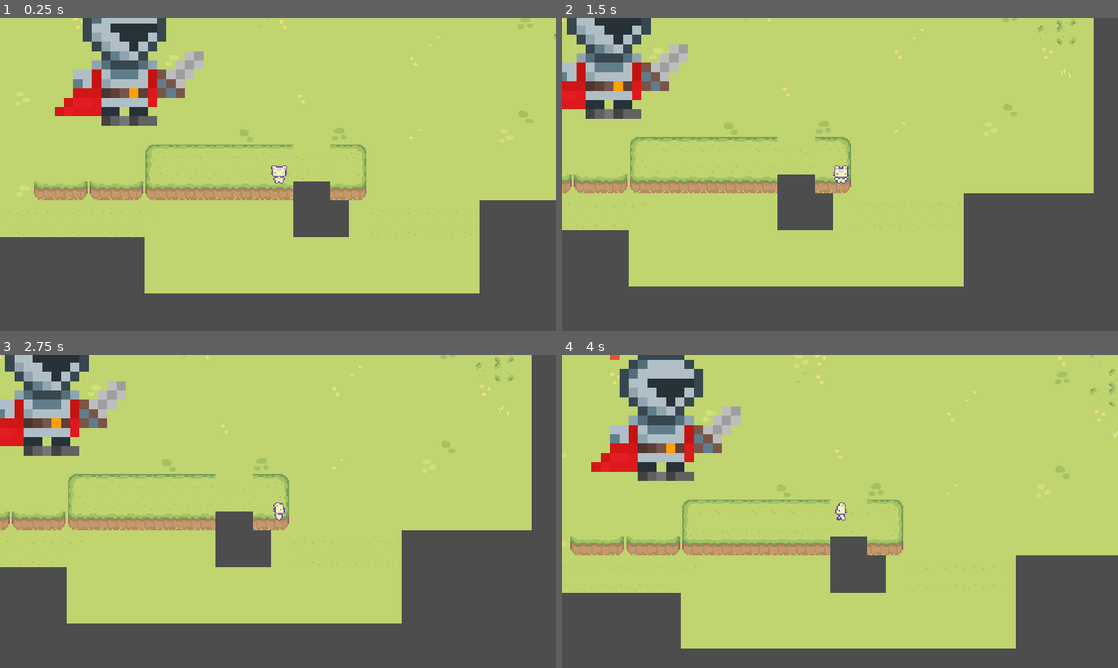
Above: before the commit, frames 1-4 (two rows, left to right).
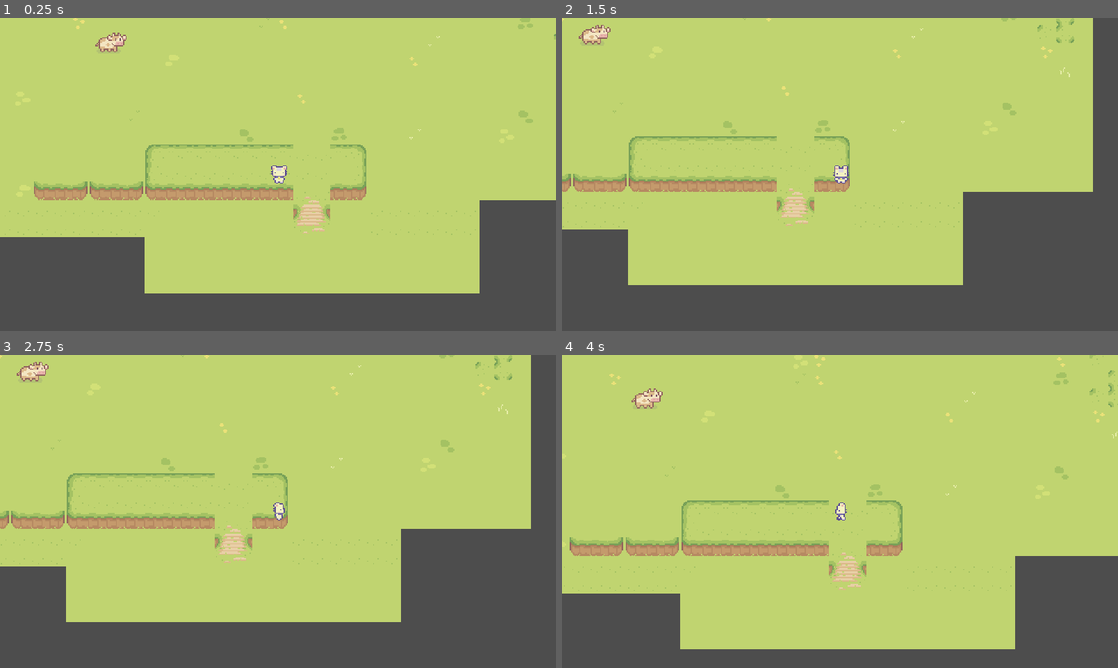
Above: after the commit, the same moments.

Repository: rockgem/GamesFleadh24
Game: Godot game, scene res://Level/game_level.tscn
Same seed, same stepped clock (60 frames per second), same inputs: the game is played once before the commit and once after it.
Inputs:
- Up to frame 1 (0.25 s): no input
- Up to frame 2 (1.5 s): tap Enter at 0.5 s; hold D (right) 0.53-1.28 s; hold S (down) from 1.28 s (still down)
- Up to frame 3 (2.75 s): tap Space at 2 s; release S (down) at 2.03 s; hold D (right) from 2.03 s (still down)
- Up to frame 4 (4 s): release D (right) at 2.78 s; hold W (up) 2.78-3.53 s; tap Enter at 3.5 s; hold A (left) from 3.53 s (still down)

The runs differ from the first frame. In frame 1, 7.0% of the frame differs, in the area x 9-63%, y 0-70%; in frame 2, 8.4%; in frame 3, 8.4%; in frame 4, 9.6%, in the area x 0-100%, y 0-94%.

Commit message:
NPC attempt

Diff:
--- /dev/null
+++ b/Characters/cow_1.gd
@@ -0,0 +1,34 @@
+extends CharacterBody2D
+
+enum COW_STATE {IDLE, WALK}
+
+@export var move_speed : float = 30
+
+@onready var animation_tree = $AnimationTree
+@onready var state_machine = animation_tree.get("parameters/playback")
+
+var move_direction : Vector2=Vector2.ZERO
+var current_state : COW_STATE = COW_STATE.IDLE
+
+func _ready () :
+	select_new_direction ()
+
+
+func _physics_process(_delta):
+	velocity = move_direction*move_speed
+
+	move_and_slide()
+
+func select_new_direction():
+	move_direction = Vector2 (
+		randi_range(-1, 1),
+		randi_range(-1 ,1)
+	)
+func pick_new_state() :
+	if (current_state == COW_STATE.IDLE) :
+		state_machine.travel("Walk")
+		current_state = COW_STATE.WALK
+
+	elif (current_state ==COW_STATE.WALK) :
+		state_machine.travel("Idle")
+		current_state = COW_STATE.IDLE
--- /dev/null
+++ b/Characters/cow_1.tscn
@@ -0,0 +1,60 @@
+[gd_scene load_steps=6 format=3 uid="uid://bg5xsnf1vb3aj"]
+
+[ext_resource type="Texture2D" uid="uid://dkwoix32sct6y" path="res://Art/Sprout Lands - Sprites - Basic pack/Sprout Lands - Sprites - Basic pack/Characters/Free Cow Sprites.png" id="1_ni5ve"]
+
+[sub_resource type="RectangleShape2D" id="RectangleShape2D_jooba"]
+size = Vector2(27, 17)
+
+[sub_resource type="Animation" id="Animation_ipkve"]
+resource_name = "walk1"
+tracks/0/type = "value"
+tracks/0/imported = false
+tracks/0/enabled = true
+tracks/0/path = NodePath("Sprite2D:frame")
+tracks/0/interp = 1
+tracks/0/loop_wrap = true
+tracks/0/keys = {
+"times": PackedFloat32Array(0, 0.2, 0.4, 0.6, 1),
+"transitions": PackedFloat32Array(1, 1, 1, 1, 1),
+"update": 1,
+"values": [0, 1, 2, 3, 3]
+}
+
+[sub_resource type="Animation" id="Animation_40nwk"]
+length = 0.001
+tracks/0/type = "value"
+tracks/0/imported = false
+tracks/0/enabled = true
+tracks/0/path = NodePath("Sprite2D:frame")
+tracks/0/interp = 1
+tracks/0/loop_wrap = true
+tracks/0/keys = {
+"times": PackedFloat32Array(0),
+"transitions": PackedFloat32Array(1),
+"update": 1,
+"values": [0]
+}
+
+[sub_resource type="AnimationLibrary" id="AnimationLibrary_3sqik"]
+_data = {
+"RESET": SubResource("Animation_40nwk"),
+"walk1": SubResource("Animation_ipkve")
+}
+
+[node name="Cow1" type="CharacterBody2D"]
+
+[node name="Sprite2D" type="Sprite2D" parent="."]
+texture = ExtResource("1_ni5ve")
+hframes = 3
+vframes = 2
+
+[node name="CollisionShape2D" type="CollisionShape2D" parent="."]
+position = Vector2(0.5, 4.5)
+shape = SubResource("RectangleShape2D_jooba")
+
+[node name="AnimationPlayer" type="AnimationPlayer" parent="."]
+libraries = {
+"": SubResource("AnimationLibrary_3sqik")
+}
+
+[node name="AnimationTree" type="AnimationTree" parent="."]
--- a/Characters/knight_attempt.tscn
+++ b/Characters/knight_attempt.tscn
@@ -4,6 +4,21 @@
 
 [sub_resource type="RectangleShape2D" id="RectangleShape2D_pi21e"]
 size = Vector2(130, 130)
+
+[sub_resource type="Animation" id="Animation_n3yuc"]
+length = 0.001
+tracks/0/type = "value"
+tracks/0/imported = false
+tracks/0/enabled = true
+tracks/0/path = NodePath("Sprite2D:frame")
+tracks/0/interp = 1
+tracks/0/loop_wrap = true
+tracks/0/keys = {
+"times": PackedFloat32Array(0),
+"transitions": PackedFloat32Array(1),
+"update": 1,
+"values": [0]
+}
 
 [sub_resource type="Animation" id="Animation_havsb"]
 resource_name = "walk_1"
@@ -19,21 +34,6 @@
 "transitions": PackedFloat32Array(1, 1, 1, 1),
 "update": 1,
 "values": [0, 1, 2, 3]
-}
-
-[sub_resource type="Animation" id="Animation_n3yuc"]
-length = 0.001
-tracks/0/type = "value"
-tracks/0/imported = false
-tracks/0/enabled = true
-tracks/0/path = NodePath("Sprite2D:frame")
-tracks/0/interp = 1
-tracks/0/loop_wrap = true
-tracks/0/keys = {
-"times": PackedFloat32Array(0),
-"transitions": PackedFloat32Array(1),
-"update": 1,
-"values": [0]
 }
 
 [sub_resource type="AnimationLibrary" id="AnimationLibrary_fjl6y"]
--- a/Characters/player_cat.tscn
+++ b/Characters/player_cat.tscn
@@ -244,7 +244,6 @@
 texture = ExtResource("1_v2hkc")
 hframes = 4
 vframes = 4
-frame = 4
 
 [node name="CollisionShape2D" type="CollisionShape2D" parent="."]
 position = Vector2(1, 0)
--- a/Level/game_level.tscn
+++ b/Level/game_level.tscn
@@ -7,7 +7,7 @@
 [ext_resource type="Texture2D" uid="uid://b5fu8qckrpdi7" path="res://Art/Sprout Lands - Sprites - Basic pack/Sprout Lands - Sprites - Basic pack/Tilesets/Water.png" id="5_dakq7"]
 [ext_resource type="Texture2D" uid="uid://bquwiejcge32w" path="res://Art/Sprout Lands - Sprites - Basic pack/Sprout Lands - Sprites - Basic pack/Tilesets/Wooden House.png" id="6_yxsgr"]
 [ext_resource type="Texture2D" uid="uid://b8wgltbgrh00k" path="res://Art/Sprout Lands - Sprites - Basic pack/Sprout Lands - Sprites - Basic pack/Tilesets/Fences.png" id="7_py0yo"]
-[ext_resource type="PackedScene" uid="uid://m04e4dgnsx8l" path="res://Characters/knight_attempt.tscn" id="8_goyca"]
+[ext_resource type="PackedScene" uid="uid://bg5xsnf1vb3aj" path="res://Characters/cow_1.tscn" id="8_kwush"]
 
 [sub_resource type="TileSetAtlasSource" id="TileSetAtlasSource_oepm5"]
 texture = ExtResource("2_8il1s")
@@ -230,15 +230,17 @@
 0:0/0 = 0
 0:0/0/physics_layer_0/linear_velocity = Vector2(0, 0)
 0:0/0/physics_layer_0/angular_velocity = 0.0
-0:0/0/physics_layer_0/polygon_0/points = PackedVector2Array(-8, 8, -8, -8, 8, -8, 8, -5.6875, -5.6875, -5.75, -5.9375, 8)
+0:0/0/physics_layer_0/polygon_0/points = PackedVector2Array(-8, -8, -6.4, -8, -6.4, 8, -8, 8)
+0:0/0/physics_layer_0/polygon_1/points = PackedVector2Array(-8, -8, 8, -8, 8, -6.4, -5.6, -6.4)
 1:0/0 = 0
 1:0/0/physics_layer_0/linear_velocity = Vector2(0, 0)
 1:0/0/physics_layer_0/angular_velocity = 0.0
-1:0/0/physics_layer_0/polygon_0/points = PackedVector2Array(-8, -8, -8, -7.2, 8, -7.2, 8, -8)
+1:0/0/physics_layer_0/polygon_0/points = PackedVector2Array(8, -8, 8, -6.4, -8, -6.4, -8, -8)
 2:0/0 = 0
 2:0/0/physics_layer_0/linear_velocity = Vector2(0, 0)
 2:0/0/physics_layer_0/angular_velocity = 0.0
-2:0/0/physics_layer_0/polygon_0/points = PackedVector2Array(8, 8, 8, -8, -8, -8, -8, -5.6875, 5.6875, -5.75, 5.9375, 8)
+2:0/0/physics_layer_0/polygon_0/points = PackedVector2Array(8, -8, 6.4, -8, 6.4, 8, 8, 8)
+2:0/0/physics_layer_0/polygon_1/points = PackedVector2Array(8, -8, -8, -8, -8, -6.4, 5.6, -6.4)
 3:0/0 = 0
 3:0/0/physics_layer_0/linear_velocity = Vector2(0, 0)
 3:0/0/physics_layer_0/angular_velocity = 0.0
@@ -270,14 +272,14 @@
 0:1/0 = 0
 0:1/0/physics_layer_0/linear_velocity = Vector2(0, 0)
 0:1/0/physics_layer_0/angular_velocity = 0.0
-0:1/0/physics_layer_0/polygon_0/points = PackedVector2Array(-5.8125, -8, -8, -8, -8, 8, -5.6875, 8)
+0:1/0/physics_layer_0/polygon_0/points = PackedVector2Array(-8, -8, -6.4, -8, -6.4, 8, -8, 8)
 1:1/0 = 0
 1:1/0/physics_layer_0/linear_velocity = Vector2(0, 0)
 1:1/0/physics_layer_0/angular_velocity = 0.0
 2:1/0 = 0
 2:1/0/physics_layer_0/linear_velocity = Vector2(0, 0)
 2:1/0/physics_layer_0/angular_velocity = 0.0
-2:1/0/physics_layer_0/polygon_0/points = PackedVector2Array(5.8125, -8, 8, -8, 8, 8, 5.6875, 8)
+2:1/0/physics_layer_0/polygon_0/points = PackedVector2Array(8, -8, 6.4, -8, 6.4, 8, 8, 8)
 3:1/0 = 0
 3:1/0/physics_layer_0/linear_velocity = Vector2(0, 0)
 3:1/0/physics_layer_0/angular_velocity = 0.0
@@ -412,7 +414,6 @@
 10:4/0 = 0
 10:4/0/physics_layer_0/linear_velocity = Vector2(0, 0)
 10:4/0/physics_layer_0/angular_velocity = 0.0
-10:4/0/physics_layer_0/polygon_0/points = PackedVector2Array(-4.5625, -3.75, 8, -8, -8, -8, -5.0625, 8, -8, 8)
 0:5/0 = 0
 0:5/0/physics_layer_0/linear_velocity = Vector2(0, 0)
 0:5/0/physics_layer_0/angular_velocity = 0.0
@@ -440,7 +441,6 @@
 10:5/0 = 0
 10:5/0/physics_layer_0/linear_velocity = Vector2(0, 0)
 10:5/0/physics_layer_0/angular_velocity = 0.0
-10:5/0/physics_layer_0/polygon_0/points = PackedVector2Array(-4.5625, -3.75, 8, -8, -8, -8, -5.0625, 8, -8, 8)
 0:6/0 = 0
 0:6/0/physics_layer_0/linear_velocity = Vector2(0, 0)
 0:6/0/physics_layer_0/angular_velocity = 0.0
@@ -476,11 +476,9 @@
 9:6/0 = 0
 9:6/0/physics_layer_0/linear_velocity = Vector2(0, 0)
 9:6/0/physics_layer_0/angular_velocity = 0.0
-9:6/0/physics_layer_0/polygon_0/points = PackedVector2Array(8, -8, -8, -8, 5.5625, -8, 5.6875, 8, 8, 8)
 10:6/0 = 0
 10:6/0/physics_layer_0/linear_velocity = Vector2(0, 0)
 10:6/0/physics_layer_0/angular_velocity = 0.0
-10:6/0/physics_layer_0/polygon_0/points = PackedVector2Array(8, -8, -8, -8, 5.5625, -8, 5.6875, 8, 8, 8)
 
 [sub_resource type="TileSetAtlasSource" id="TileSetAtlasSource_lkci2"]
 texture = ExtResource("4_4xdgg")
@@ -878,7 +876,7 @@
 format = 2
 layer_0/name = "BaseGround"
 layer_0/z_index = -5
-layer_0/tile_data = PackedInt32Array(-131074, 65536, 1, -196 …(15028 unchanged characters)… 6, 1, 655382, 65536, 1, 720918, 65536, 1)
+layer_0/tile_data = PackedInt32Array(-131074, 65536, 1, -196 …(15028 unchanged characters)… 6, 1, 655382, 65536, 1, 720918, 65536, 1, 458766, 655361, 5, 393230, 655361, 4, 393229, 589825, 4, 458765, 589825, 5, 524301, 589825, 6, 524302, 655361, 6, 393231, 65536, 1, 458767, 65536, 1, 524303, 65536, 1)
 layer_1/name = "Topground"
 layer_1/enabled = true
 layer_1/modulate = Color(1, 1, 1, 1)
@@ -898,5 +896,5 @@
 [node name="Camera2D" type="Camera2D" parent="."]
 position = Vector2(231, 134)
 
-[node name="Node2D" parent="." instance=ExtResource("8_goyca")]
-position = Vector2(103, 28)
+[node name="Cow1" parent="." instance=ExtResource("8_kwush")]
+position = Vector2(87, 16)
Not shown, changed: .gitignore
